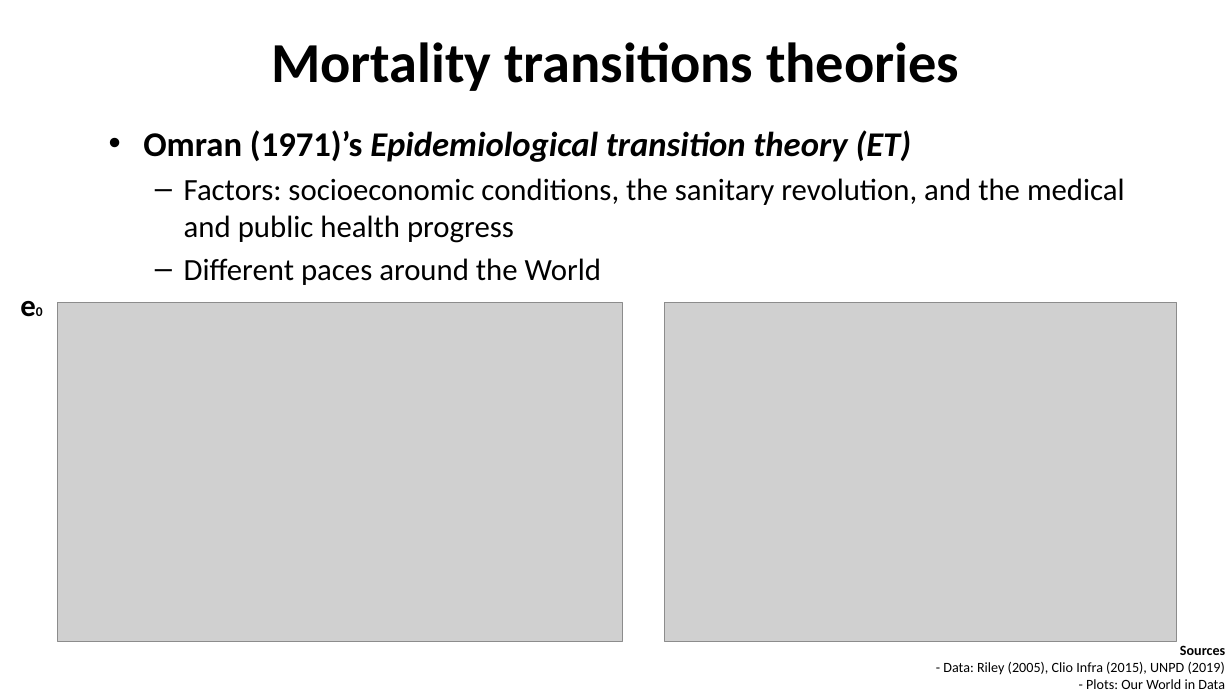
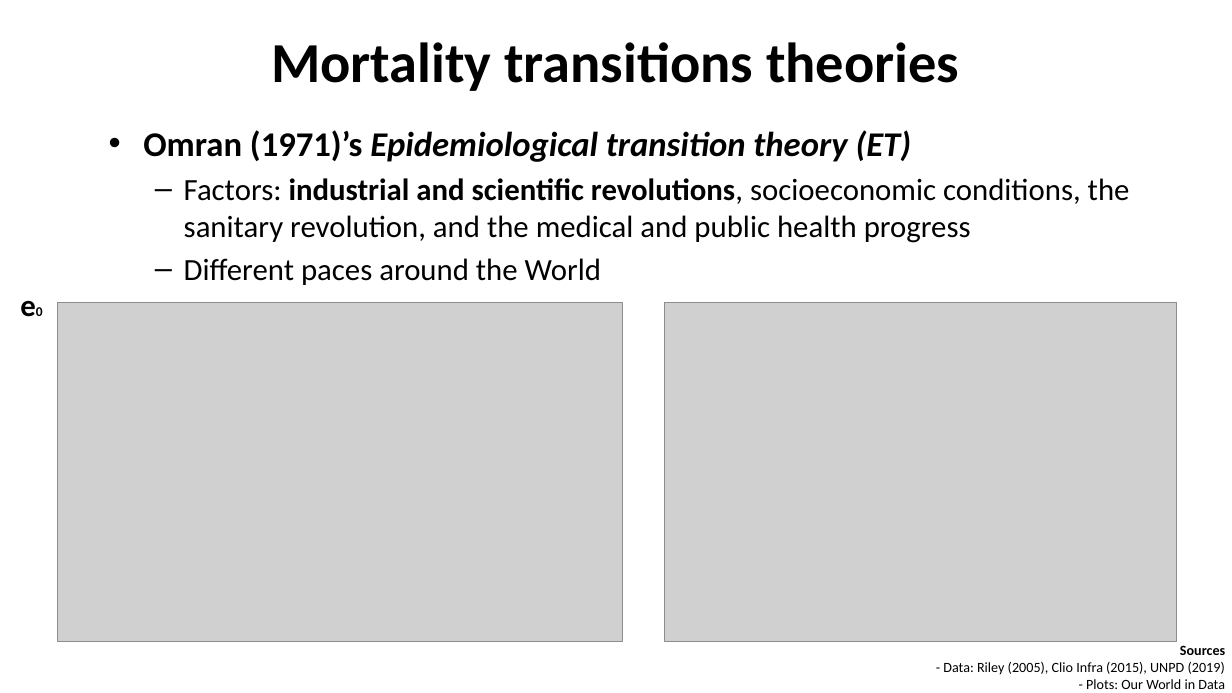
Before and after one commit to kikeacosta/edsd26_apc, a slide deck: slide 23 of slides/01_mortality_trends.pptx. Drawn at 1232x693 pixels with LibreOffice and Linux fonts; fonts in the diff are those of the drawing; grey boxes stand for pictures. Boxes give left, top, right and bottom in pixels: in the first picture for what was removed or moved away, otherwise in the second. Text is boxed around its words. In the diff, an @@ line names an element or a change of style, - is before the commit and + after.

```diff
--- a/slides/01_mortality_trends.pptx
+++ b/slides/01_mortality_trends.pptx
@@ text at <box>184,178,1130,243</box>: text changed @@
-  – Factors: socioeconomic conditions, the sanitary revolution, and the medical and public health progress
+  – Factors: industrial and scientific revolutions, socioeconomic conditions, the sanitary revolution, and the medical and public health progress
```
Also in this commit, not shown: 7 other slides changed, 2 slides added.
